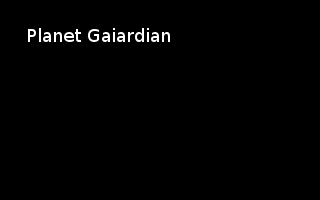
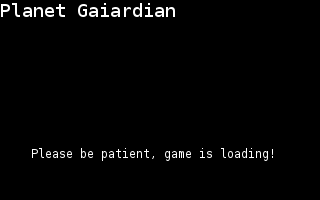
The second (320, 200) image is a revision of the first. Changes to its layers:
painted on "Planet Gaiardian" over [1, 3, 175, 42]
added layer "Please be patient, game is loa..." above "Hintergrund" over [32, 148, 273, 161]
